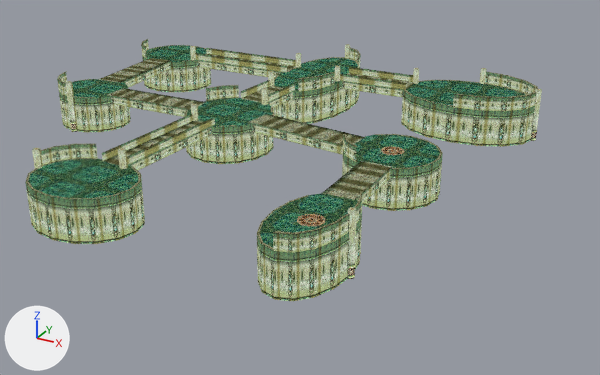
The glTF model activity/assets/sky/tower2/anterose.gltf as it was, and as the next commit left it.
Before and after are seen from a camera (50 mm lens) standing at (65.6, -87.6, 27.8) and looking at (27.2, -17.9, -7.0). The lights are fixed; the arrows at lower left show +X, +Y and +Z. The picture after the commit comes second. Vertices at exactly the same position are counted once.

Objects in the first picture: 'Esmelas platforms floor 2'.
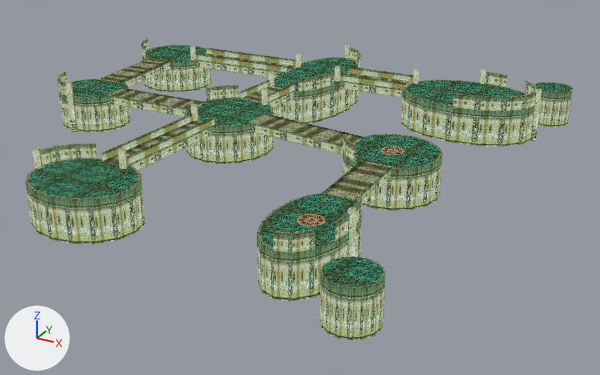
Changed parts and their boxes (x1, y1, x2, y2) in the pictures (600 x 375 px):
'Esmelas platforms floor 2', reshaped (15% taller)
    before: (25, 39, 542, 301)
    after: (25, 39, 573, 340)
part 1 of me_mesh_0, added (green)
    after: (536, 82, 573, 127)
part 2 of me_mesh_0, added (green)
    after: (320, 257, 386, 340)
part 3 of me_mesh_0, added
    after: (321, 258, 386, 288)
part 4 of me_mesh_0, deleted
    before: (505, 75, 526, 93)
part 5 of me_mesh_0, deleted (green)
    before: (315, 222, 336, 249)

What the commit changed:
me_mesh_0 is used by ob_esmelas_platforms_floor_2; location (0.0, 0.0, 0.0).
Verts and faces of me_mesh_0; kept vertices keep their numbers, new ones are numbered from 932.
Before the commit, vertices of me_mesh_0: 31 (41.9, 4.5, 0.0) at pixel (506, 87), 32 (44.4, 3.4, 0.0) at pixel (525, 93), 174 (41.9, 4.5, 1.5) at pixel (507, 75), 177 (44.4, 3.4, 1.5) at pixel (526, 80), 682 (41.9, 4.5, 0.0) at pixel (506, 87).
Before the commit, vertices of me_mesh_0: 683 (41.7, 4.2, 0.0) at pixel (504, 87), 684 (41.7, 4.2, 1.5) at pixel (505, 75), 686 (44.4, 3.4, 0.0) at pixel (525, 92), 687 (44.1, 3.2, 0.0) at pixel (522, 92), 688 (44.1, 3.2, 1.5) at pixel (523, 80).
Before the commit, vertices of me_mesh_0: 121 (41.9, -39.2, 0.0) at pixel (335, 240), 122 (41.1, -41.0, 0.0) at pixel (314, 249), 285 (41.9, -39.2, 1.5) at pixel (335, 222), 288 (41.1, -41.0, 1.5) at pixel (314, 230), 834 (41.9, -39.2, 0.0) at pixel (335, 240).
Before the commit, vertices of me_mesh_0: 835 (41.7, -39.1, 0.0), 837 (41.7, -39.1, 1.5) at pixel (334, 221), 839 (41.1, -41.0, 0.0) at pixel (314, 248), 840 (41.0, -40.8, 0.0), 841 (41.0, -40.8, 1.5) at pixel (314, 229).
me_mesh_0 had 932 vertices, 1150 faces and spanned x -5.0..46.9, y -43.5..7.9, z -4.0..1.7.
me_mesh_0 now has 1050 vertices, 1282 faces and spans x -5.0..48.8, y -44.9..9.1, z -4.0..1.7.
me_mesh_0 part 1: a new loose piece of 33 vertices spanning x 44.4..48.8, y 4.7..9.1, z -4.0..0.0.
me_mesh_0 part 2: a new loose piece of 33 vertices spanning x 42.8..47.2, y -44.9..-40.5, z -4.0..0.0.
me_mesh_0 part 3: a new loose piece of 26 vertices spanning x 42.8..47.2, y -44.9..-40.5, z 0.0, in mat_c04c0007_png.
Part 4, on me_mesh_0:
Faces deleted: (31, 32, 177), (31, 177, 174), (682, 686, 687), (682, 687, 683), (174, 177, 688), (174, 688, 684).
Part 5, on me_mesh_0:
Faces deleted: (121, 122, 288), (121, 288, 285), (834, 839, 840), (834, 840, 835), (285, 288, 841), (285, 841, 837).
Other edits to the shape of me_mesh_0 do not show in these pictures.
